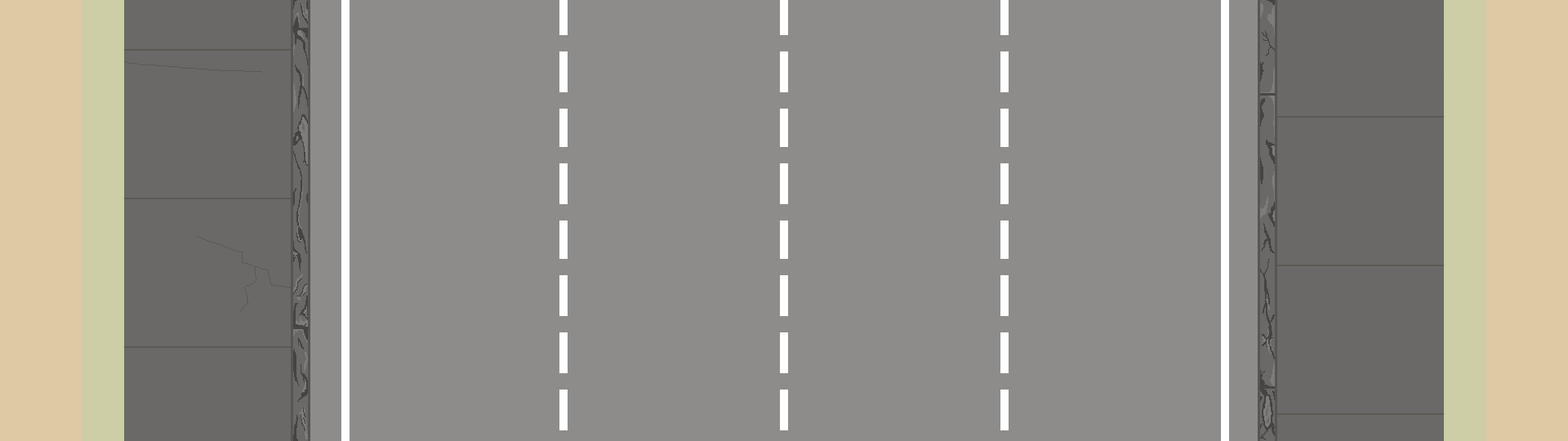
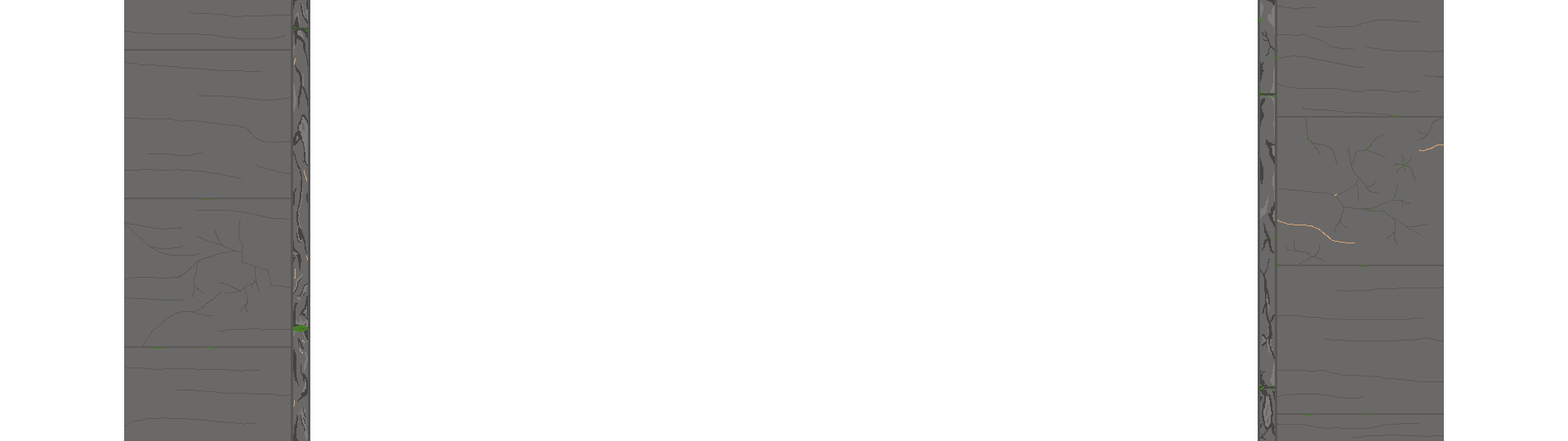
The second (1568, 441) image is a revision of the first. Changes to its layers:
added layer "Layer 3" above "Layer 2" over [124, 5, 1444, 438]
painted on "Layer 2" over [124, 93, 1443, 265]
hid "RoadTemplate" over [0, 0, 1568, 441]
